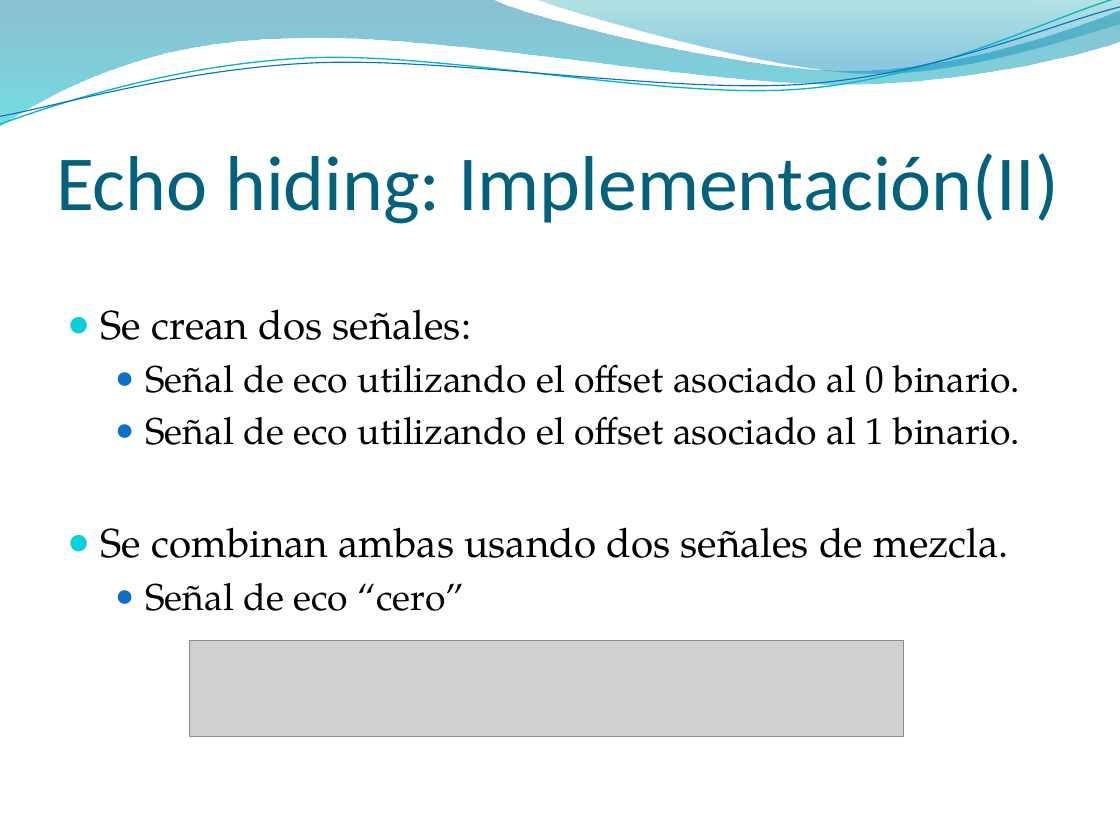
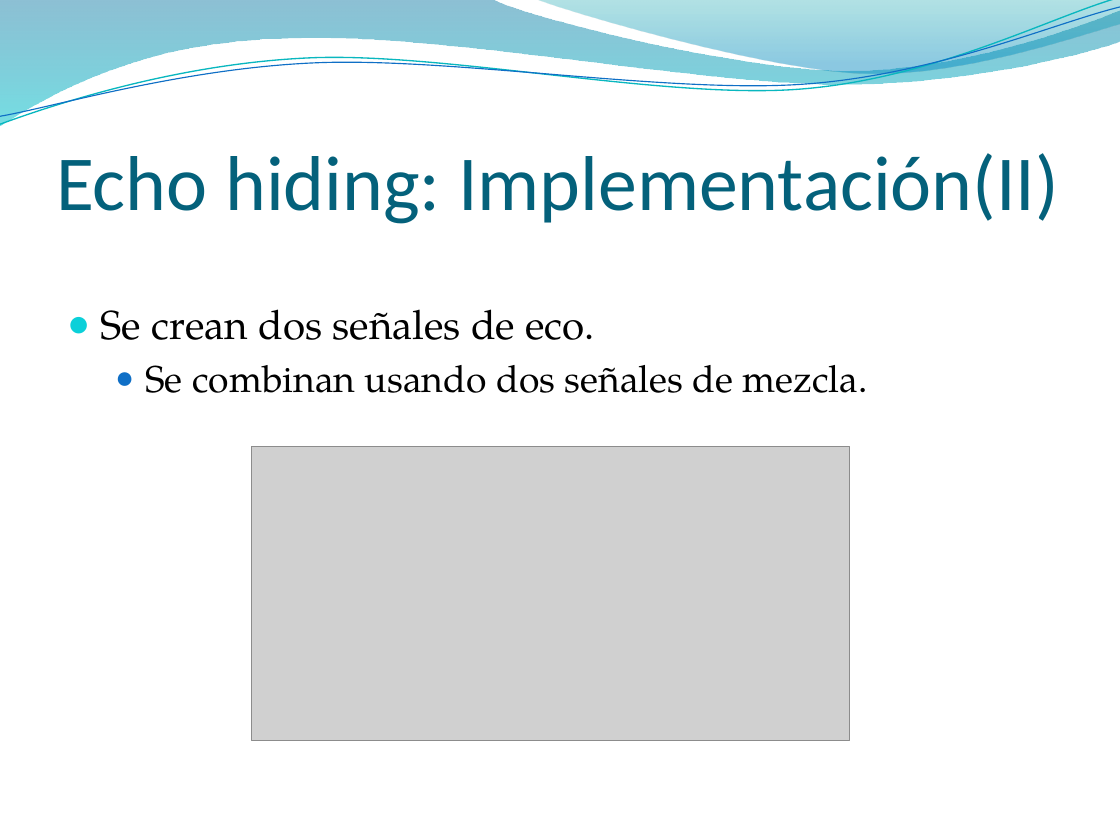
Before and after one commit to pasruiben/esteganografia-criptografia, a slide deck: slide 48 of doc/Ocultar datos en archivos de sonido.pptx (slide 51 before the commit). Drawn at 1120x840 pixels with LibreOffice and Linux fonts; fonts in the diff are those of the drawing; grey boxes stand for pictures; background and template pictures are left out. Boxes give left, top, right and bottom in pixels: in the first picture for what was removed or moved away, otherwise in the second. Text is boxed around its words. In the diff, an @@ line names an element or a change of style, - is before the commit and + after.

```diff
--- a/doc/Ocultar datos en archivos de sonido.pptx
+++ b/doc/Ocultar datos en archivos de sonido.pptx
@@ text at (x1=101, y1=309, x2=868, y2=393): text changed @@
-● Se crean dos señales:
-  ● Señal de eco utilizando el offset asociado al 0 binario.
-  ● Señal de eco utilizando el offset asociado al 1 binario.
-● Se combinan ambas usando dos señales de mezcla.
-  ● Señal de eco “cero”
+● Se crean dos señales de eco.
+  ● Se combinan usando dos señales de mezcla.
@@ picture added at (x1=251, y1=447, x2=849, y2=740) @@
@@ picture removed at (x1=189, y1=641, x2=904, y2=736) @@
```
Also in this commit, not shown: 32 other slides changed, 4 slides added, 4 slides removed.
